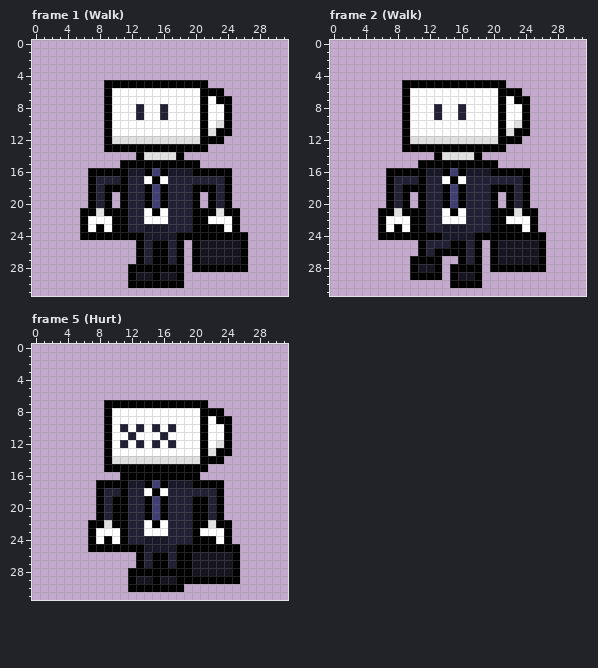
File history of a pixel-art file, Robots.aseprite. This is how it looked before the edit.
32x32 pixels, 5 frames. Colours within 5 levels of each other are drawn and written as one. Shown: frame 1 (Walk), frame 2 (Walk), frame 5 (Hurt). The commit also changed other frames, which this record leaves out.
And afterwards:
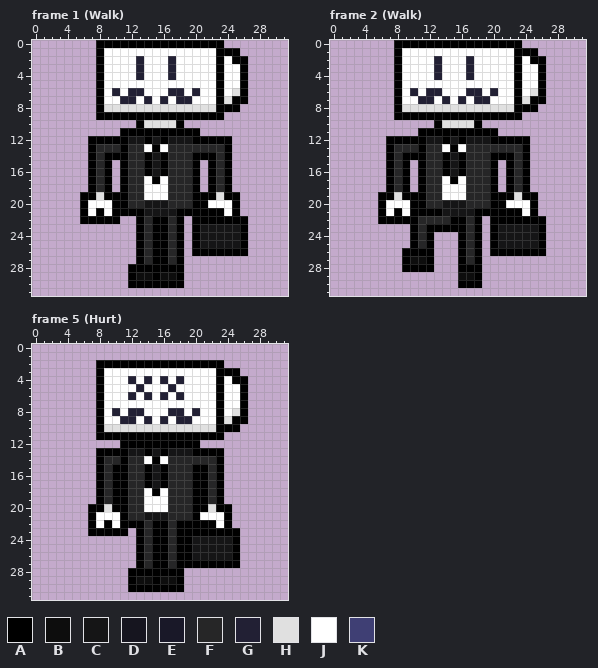
Palette (. is transparent): A #000000  B #0d0d0d  C #151516  D #16151f  E #191828  F #262627  G #222034  H #e0e0e0  J #ffffff  K #3f3f74
The exact change:
layer "BossRobot/BackArm" added
layer "BossRobot/Legs" added
layer "BossRobot/Body" added
layer "BossRobot/Arms" added
layer "BackArm" removed
layer "Legs" removed
layer "Body" removed
layer "Arms" removed
Changed rows in their new state; - is an unchanged pixel.
Frame 1 (Walk):
first column x 6:
 0 --AAAAAAAAAAAAAAAA---
 1 --AJJJJJJJJJJJJJJAAA-
 2 --AJJJJGJJJGJJJJJAJAA
 3 --AJJJJGJJJGJJJJJAJJA
 4 --AJJJJGJJJGJJJJJAJJA
 5 --AJJJJJJJJJJJJJJAJJA
 6 --AJG-GG---GG-GJJ-JHA
 7 --AJ-GG-G-G-GG-J--HAA
 8 --AHHHHHHHHHHHHHHA-A-
 9 --A-AAAAAAAAAAA-AA.--
10 ---....AHHHHA......--
11 ---..AAAAAAAAAA....--
12 -AA-AACCACACCCA---A--
13 -AFFF-FFJ-JFFFFFFFA--
14 -AFAAAFFACAFFFAAAFA--
15 -AFA--FF-C-FFF--AFA--
16 --F-.-FF-C-FFF-.-F---
17 --FA.-FF---FFFA.AF---
18 --F-.-FFJJJFFF-.-F---
19 A-H-A-FFJJJFFF-A-H-A-
20 AJJJA-FFCCCFFF-AJJJA-
21 -JAJ--AACCCCAA---AJ--
22 -AAA-..AFAAFA.--AAA-A
23 .......AFAAFA.-CCCCCA
24 .......-FAAF-.-CCCCC-
25 --------F--F---CCCCC-
26 --------F--F---AAAAA-
27 --------F--F--.......
28 --------------.......
29 -------BB-BB---------
Frame 2 (Walk):
first column x 6:
 0 --AAAAAAAAAAAAAAAA---
 1 --AJJJJJJJJJJJJJJAAA-
 2 --AJJJJGJJJGJJJJJAJAA
 3 --AJJJJGJJJGJJJJJAJJA
 4 --AJJJJGJJJGJJJJJAJJA
 5 --AJJJJJJJJJJJJJJAJJA
 6 --AJG-GG---GG-GJJ-JHA
 7 --AJ-GG-G-G-GG-J--HAA
 8 --AHHHHHHHHHHHHHHA-A-
 9 --A-AAAAAAAAAAA-AA.--
10 ---....AHHHHA......--
11 ---..AAAAAAAAAA....--
12 -AA-AACCACACCCA---A--
13 -AFFF-FFJ-JFFFFFFFA--
14 -AFAAAFFACAFFFAAAFA--
15 -AFA--FF-C-FFF--AFA--
16 --F-.-FF-C-FFF-.-F---
17 --FA.-FF---FFFA.AF---
18 --F-.-FFJJJFFF-.-F---
19 A-H-A-FFJJJFFF-A-H-A-
20 AJJJA-FFCCCFFF-AJJJA-
21 -JAJ--AACCCCAA---AJ--
22 -AAA-FFFFAAFA.--AAA-A
23 ....-FAAAAAFA.-CCCCCA
24 ....-F-...AF-.-CCCCC-
25 ----AFA...-F---CCCCC-
26 ---AA-A...-F---AAAAA-
27 ---ABB-.---F--.......
28 ---A-AA.-.----.......
29 ----....-.BB---------
30 ---------.-----------
Frame 5 (Hurt):
first column x 7:
 2 -AAAAAAAAAAAAAAAA---
 3 -AJJJJJJJJJJJJJJAAA-
 4 -AJJJGJGJGJGJJJJAJAA
 5 -AJJJJGJJJGJJJJJAJJA
 6 -AJJJGJGJGJGJJJJAJJA
 7 -AJJJJJJJJJJJJJJAJJA
 8 -AJG-GG---GG-GJJ-JHA
 9 -AJ-GG-G-G-GG-J--HAA
10 -AHHHHHHHHHHHHHHA-A-
11 -A-AAAAAAAAAAA-AA.--
12 --..AAAAAAAAAA....--
13 -A-AACCACACCCA-A-.--
14 -AFFAFFJAJFFFFFF----
15 -AF--FF-C-FFF--FA---
16 -AFA-FF-C-FFF-AFA---
17 --F--FF-C-FFF--F----
18 --FA-FF---FFFAAF----
19 --F--FFJJJFFF--F----
20 A-H--FFJJJFFF--H-A--
21 AJJJ-FFCCCFFF-JJJA--
22 -JAJ-AAF-AFAA--AJ---
23 -AAA-.AFAAFAA-AAA-A-
24 ......AFAAFAACCCCCA-
25 ......-FAAF--CCCCC--
26 -------F--F--CCCCC--
27 -------F--F--AAAAA--
28 ------------.......-
29 ------BB-BB-.......-
